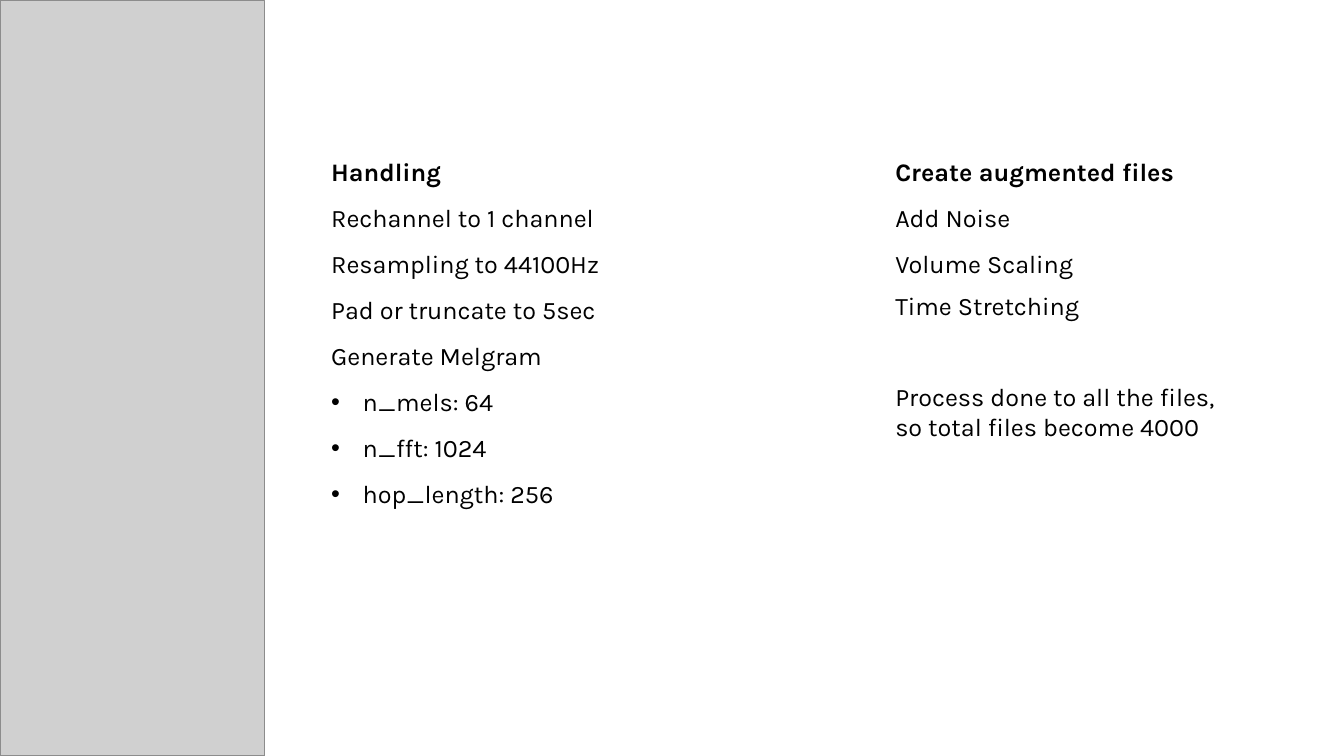
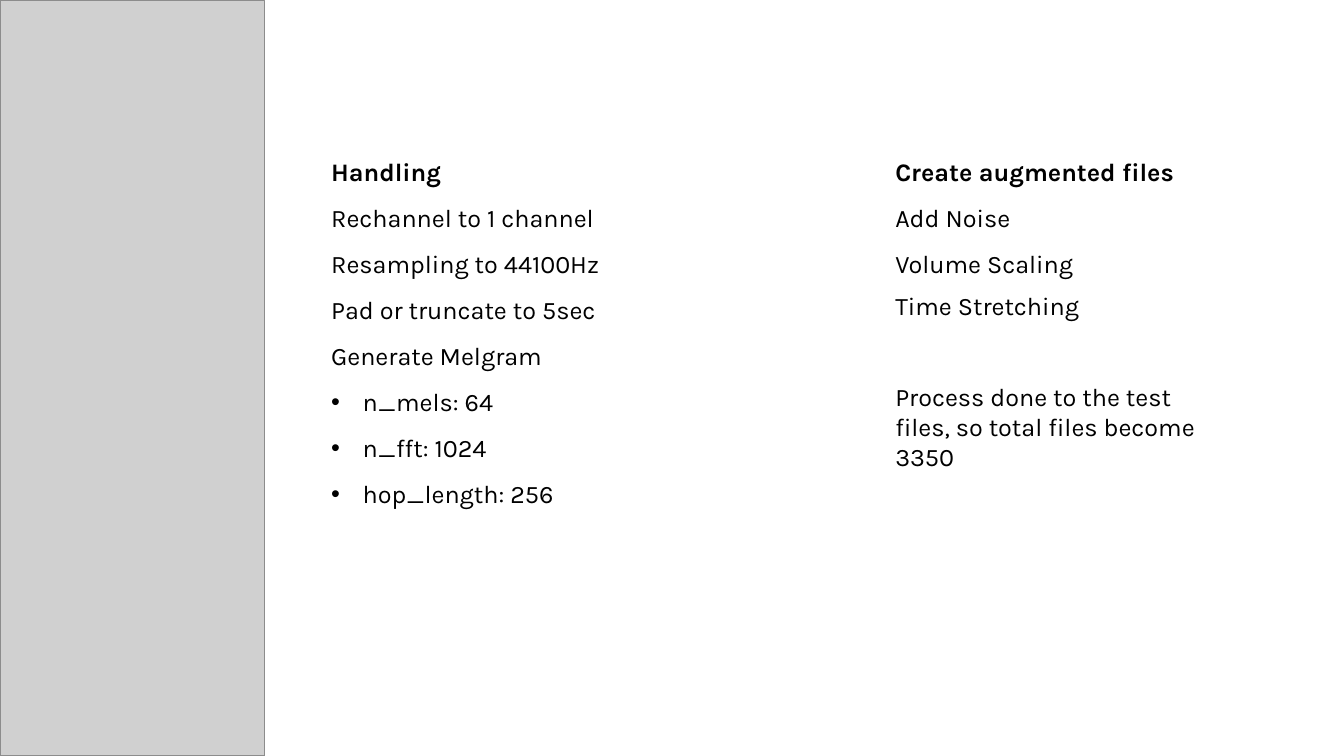
Before and after one commit to jorgen82/ESC, a slide deck: slide 5 of Environmental Sound Classification.pptx. Drawn at 1344x756 pixels with LibreOffice and Linux fonts; fonts in the diff are those of the drawing; grey boxes stand for pictures. Boxes give left, top, right and bottom in pixels: in the first picture for what was removed or moved away, otherwise in the second. Text is boxed around its words. In the diff, an @@ line names an element or a change of style, - is before the commit and + after.

```diff
--- a/Environmental Sound Classification.pptx
+++ b/Environmental Sound Classification.pptx
@@ text at (895, 388, 1195, 439): text changed @@
-Process done to all the files, so total files become 4000
+Process done to the test files, so total files become 3350
```
Also in this commit, not shown: 2 other slides changed.
